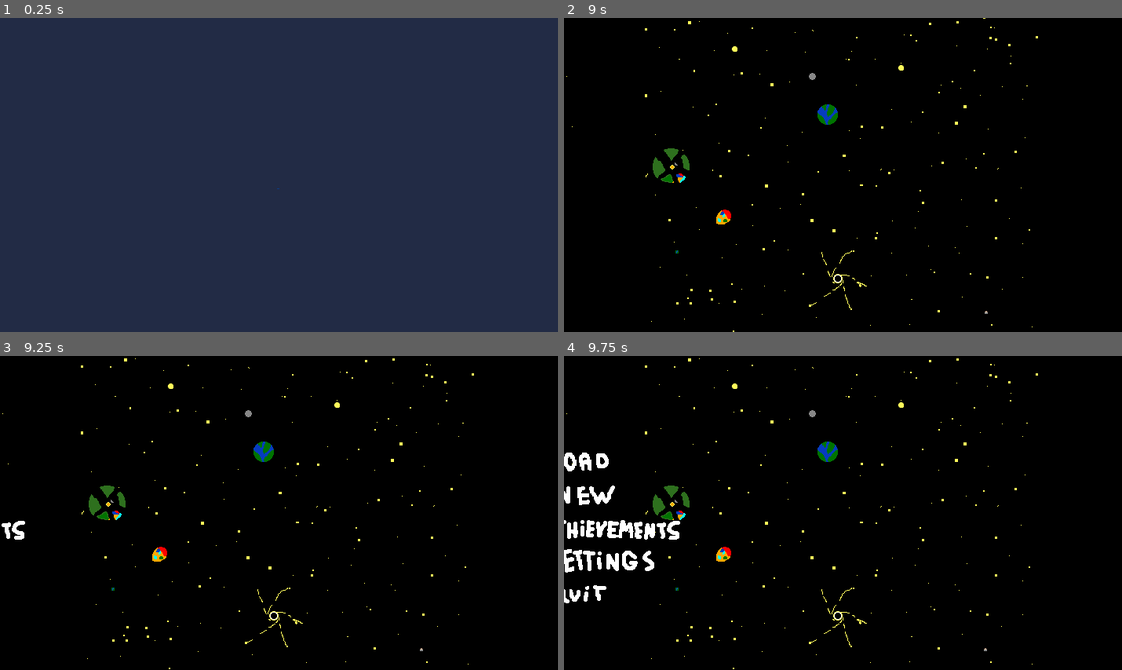
Above: before the commit, frames 1-4 (two rows, left to right).
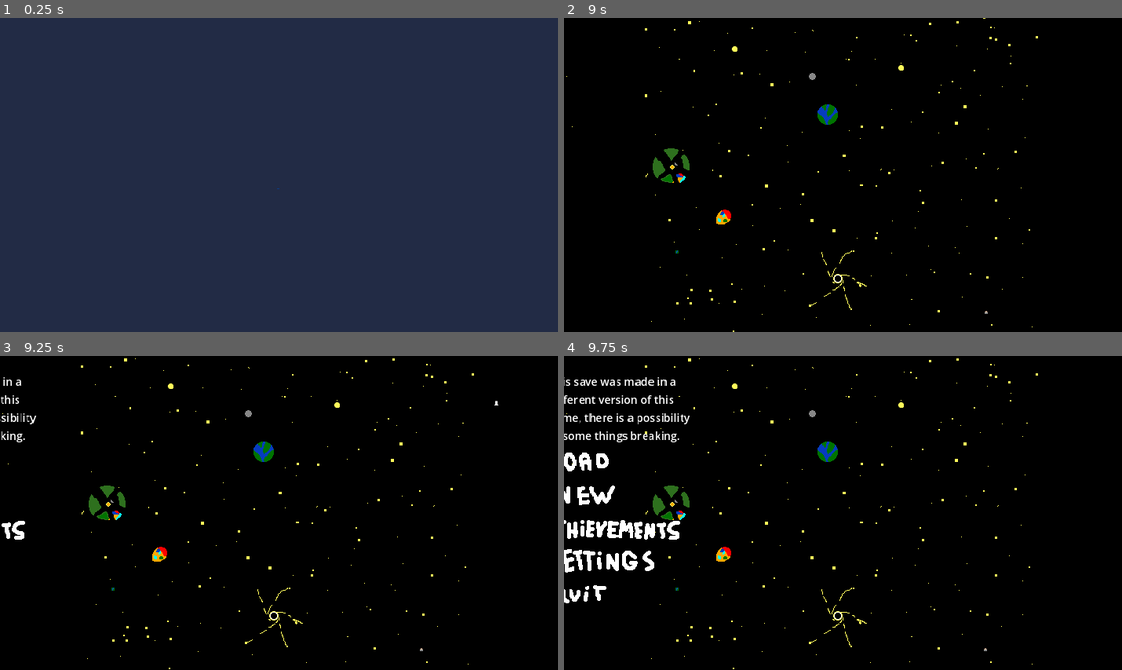
Above: after the commit, the same moments.

Repository: Ksawex4/Block-Jumper
Game: Godot game, scene res://Scenes/boot_screen.tscn
Two runs of this game, one before a commit and one after it. Both use one fixed random seed, a clock stepped at 60 frames per second and the inputs below. Sound files missing from this copy of the repository are replaced by a short silence.
Inputs (mouse positions are in pixels of both pictures, inside the frame that each line leads up to):
- Up to frame 1 (0.25 s): no input
- Up to frame 2 (9 s): tap Enter at 0.5, 2 s; move the mouse to (965, 159) at 0.52 s; hold 1 (FencyCam) 0.53-1.28 s; hold D (FencyRight) 0.53-2.03 s; tap W (FencyJump) at 0.77, 1.52, 3.02, 3.77, 4.52, 6.02, 6.77, 7.52 s; tap Space at 1.25, 4.25 s; move the mouse to (731, 190) at 1.27 s; tap 2 (PanLoduwkaCam) at 1.35 s; move the mouse to (898, 105) at 2.02 s; hold A (FencyLeft) 2.03-2.78 s; hold B (SpawnBouncy_onurB) 2.03-2.78 s; move the mouse to (815, 237) at 2.77 s; hold D (FencyRight) 2.78-4.28 s; tap 3 (ToastyCam) at 2.85, 8.1 s; move the mouse to (1010, 222) at 3.52 s; tap 0 at 3.6, 8.85 s; move the mouse to (675, 127) at 4.27 s; hold A (FencyLeft) 4.28-5.03 s; tap K at 4.35 s; move the mouse to (870, 175) at 5.02 s; hold D (FencyRight) 5.03-5.78 s; tap G at 5.1 s; move the mouse to (759, 96) at 5.77 s; hold A (FencyLeft) 5.78-7.28 s; tap 1 (FencyCam) at 5.85 s; move the mouse to (965, 159) at 6.52 s; hold 2 (PanLoduwkaCam) 6.53-7.28 s; move the mouse to (731, 190) at 7.27 s; hold D (FencyRight) from 7.28 s (still down); tap B (SpawnBouncy_onurB) at 7.35 s; move the mouse to (898, 105) at 8.02 s; move the mouse to (815, 237) at 8.77 s
- Up to frame 3 (9.25 s): keep holding D (FencyRight); tap W (FencyJump) at 9.02 s
- Up to frame 4 (9.75 s): release D (FencyRight) at 9.5 s; click (1060, 403) at 9.52 s

Frames 1-2 are identical in both runs. In frame 3, 0.2% of the frame differs, in the area x 0-90%, y 6-28%; in frame 4, 1.0%, in the area x 0-23%, y 6-28%.
Error before the commit: Invalid type in function '_update_label' in base 'Window (controls_menu.gd)'. The Object-derived class of argument 1 (Button) is not a subclass of the expected…

Commit message:
Fixed the previous commit, changed bobs a bit and some other things

Diff:
--- a/Scenes/Characters/Players/fency.tscn
+++ b/Scenes/Characters/Players/fency.tscn
@@ -65,7 +65,6 @@
 bouncy_onurb = ExtResource("2_014rp")
 
 [node name="CollisionShape2D" type="CollisionShape2D" parent="."]
-visible = false
 texture_filter = 1
 shape = SubResource("RectangleShape2D_014rp")
 
@@ -74,7 +73,6 @@
 sprite_frames = SubResource("SpriteFrames_l4cu0")
 
 [node name="Area2D" type="Area2D" parent="."]
-visible = false
 collision_layer = 0
 collision_mask = 4
 
--- a/Scenes/Levels/test_room.tscn
+++ b/Scenes/Levels/test_room.tscn
@@ -141,13 +141,13 @@
 [node name="Players" type="Node2D" parent="."]
 
 [node name="Fency" parent="Players" instance=ExtResource("1_evn5t")]
-position = Vector2(513, -63)
+position = Vector2(-400, 112)
 
 [node name="PanLoduwka" parent="Players" instance=ExtResource("7_dnb4f")]
-position = Vector2(-410, 64)
+position = Vector2(-201, 106)
 
 [node name="Toasty" parent="Players" instance=ExtResource("8_qf8mx")]
-position = Vector2(-497, 109)
+position = Vector2(-496, 112)
 
 [node name="SmoothCamera" parent="." instance=ExtResource("7_xam02")]
 
--- a/Scenes/Levels/title_screen.tscn
+++ b/Scenes/Levels/title_screen.tscn
@@ -22,6 +22,9 @@
 [sub_resource type="StyleBoxEmpty" id="StyleBoxEmpty_w4sgk"]
 
 [sub_resource type="StyleBoxEmpty" id="StyleBoxEmpty_sufyd"]
+
+[sub_resource type="LabelSettings" id="LabelSettings_72p0a"]
+font_size = 14
 
 [sub_resource type="StyleBoxEmpty" id="StyleBoxEmpty_72p0a"]
 
@@ -79,6 +82,18 @@
 theme_override_styles/pressed = SubResource("StyleBoxEmpty_w4sgk")
 theme_override_styles/normal = SubResource("StyleBoxEmpty_sufyd")
 icon = ExtResource("3_h4qv3")
+
+[node name="Information" type="Label" parent="TitleButtons/LoadGame"]
+layout_mode = 0
+offset_left = 8.0
+offset_top = -91.0
+offset_right = 191.0
+offset_bottom = -2.0
+text = "This save was made in a
+different version of this
+game, there is a possibility
+of some things breaking."
+label_settings = SubResource("LabelSettings_72p0a")
 
 [node name="Achievements" type="Button" parent="TitleButtons"]
 layout_mode = 0
--- a/Scripts/Characters/NPCs/bob.gd
+++ b/Scripts/Characters/NPCs/bob.gd
@@ -32,7 +32,7 @@
 		global_rotation += spinSpeed
 	if !chillGuy:
 		if players:
-			var player: Node2D = players.pick_random()
+			var player = players.pick_random()
 			if player:
 				var playerx: float = player.position.x
 				var playery: float = player.position.y
--- a/Scripts/GUI/controls_menu.gd
+++ b/Scripts/GUI/controls_menu.gd
@@ -23,7 +23,7 @@
 	_update_label($PanLoduwkaCam, "PanLoduwkaCam", "Cam")
 	print("[controls_menu.gd] Updated all control labels")
 
-func _update_label(node: Node2D, actionName: String, keybind: String) -> void:
+func _update_label(node: Button, actionName: String, keybind: String) -> void:
 	node.text = keybind + ": " + str(OS.get_keycode_string(InputMan.GetInputKey(actionName).physical_keycode))
 
 func _input(event: InputEvent) -> void:
--- a/Scripts/GUI/title_buttons.gd
+++ b/Scripts/GUI/title_buttons.gd
@@ -1,6 +1,18 @@
 extends Control
 
 var targetPosForBatons: Vector2 = Vector2(-355.0, -42.5)
+
+func _ready() -> void:
+	if FileAccess.file_exists("user://Save.bj") or SaveMan.AndroidFileExists("Save.bj"):
+		var file: FileAccess
+		if LevelMan.Os == "Android":
+			file = SaveMan.AndroidFileGet("Save.bj")
+		else:
+			file = FileAccess.open("user://Save.bj", FileAccess.READ)
+			if file:
+				var data: Dictionary = SaveMan.DecodeAndParse(file.get_as_text())
+				if data["Version"] != SaveMan.GameVersion:
+					$LoadGame/Information.show()
 
 func _on_new_game_pressed() -> void:
 	NovaFunc.ResetAllGlobalsToDefault(true, false)
--- a/Scripts/Globals/BobManager.gd
+++ b/Scripts/Globals/BobManager.gd
@@ -43,28 +43,28 @@
 	if SavedBobs >= 2:
 		CanBobsGlitch = true
 	if SavedBobs >= 3:
+		CanBobsAddVelocity = true
+	if SavedBobs >= 4:
 		CanBobsMoveThings = true
-	if SavedBobs >= 4 and SavedBobs != 6 and SavedBobs != 8:
+	if SavedBobs >= 5 and SavedBobs != 7 and SavedBobs != 9:
 		if get_tree().current_scene != null:
 			if get_tree().current_scene.has_node("AudioStreamPlayer"):
 				var music: AudioStreamPlayer = get_tree().current_scene.get_node("AudioStreamPlayer")
 				if music.stream.resource_path != "res://Assets/Audio/Music/sOuZWOrkASOOOOOnG.ogg":
 					music.stream = load("res://Assets/Audio/Music/sOuZWOrkASOOOOOnG.ogg")
 					music.play()
-	if SavedBobs >= 5:
-		CanBobsAddVelocity = true
-	if SavedBobs == 6:
+	if SavedBobs >= 6:
+		CanBobsScale = true
+	if SavedBobs == 7:
 		Bob6()
-	if SavedBobs == 7:
+	if SavedBobs == 8:
 		AudioServer.set_bus_mute(AudioServer.get_bus_index("Master"), true)
 		RemoveEveryPlayerExceptFency()
 		RemoveEveryEnemy()
 		RemoveEveryNPC()
-	if SavedBobs >= 8:
+	if SavedBobs >= 9:
 		RemoveEveryPlayerExceptFency()
 		CanSpawnBouncy_onurB = true
-	if SavedBobs >= 9:
-		CanBobsScale = true
 	if SavedBobs == 10:
 		FailToLoad = true
 
@@ -143,7 +143,7 @@
 		if len(songs) != 0:
 			for song: String in songs:
 				var path: String = "res://Assets/Audio/Music/" + song
-				var streamer: Resource = load(path)
+				var streamer = load(path)
 				if streamer:
 					var audiPlayer: AudioStreamPlayer = AudioStreamPlayer.new()
 					audiPlayer.stream = streamer
@@ -159,7 +159,7 @@
 
 func RemoveEveryPlayerExceptFency() -> void:
 	var players: Array = get_tree().get_nodes_in_group("players")
-	if players:
+	if players and players != []:
 		for player: Node2D in players:
 			if player.name != "Fency":
 				player.queue_free()
@@ -168,11 +168,11 @@
 func RemoveEveryEnemy() -> void:
 	var enemies: Array =  get_tree().get_nodes_in_group("enemies")
 	var trashCans: Array = get_tree().get_nodes_in_group("trash_cans")
-	if enemies:
+	if enemies and enemies != []:
 		for enemy: Node2D in enemies:
 			enemy.queue_free()
 		print("[BobManager.gd] Deleted all Enemies")
-	if trashCans:
+	if trashCans and trashCans != []:
 		for trash: Node2D in trashCans:
 			trash.queue_free()
 		print("[BobManager.gd] Deleted all Trash Cans")
@@ -180,7 +180,7 @@
 
 func RemoveEveryNPC() -> void:
 	var npcs: Array = get_tree().get_nodes_in_group("npcs")
-	if npcs:
+	if npcs and npcs != []:
 		for npc: Node2D in npcs:
 			npc.queue_free()
 		print("[BobManager.gd] Deleted all NPCs")
--- a/Scripts/Objects/Items/saltniczka.gd
+++ b/Scripts/Objects/Items/saltniczka.gd
@@ -1,12 +1,11 @@
 extends CharacterBody2D
 
 func _ready() -> void:
-	if randi_range(0,100) != 6:
+	if randi_range(0,100) == 6:
 		print("[saltniczka.gd] Byeeeeeee, the random number is not 6")
 		queue_free()
 
 func _on_button_pressed() -> void:
 	LevelMan.FlyingThingAlive = true
-	LevelMan.SaltniczkaRandomNumber = 5
 	print("[saltniczka.gd] There will be salt")
 	queue_free()
--- a/Scripts/Objects/Others/save_point.gd
+++ b/Scripts/Objects/Others/save_point.gd
@@ -19,6 +19,7 @@
 		if LevelMan.CanPlayerSave and !alwaysFailToSave:
 			print("[save_point.gd] Saving the game")
 			SaveMan.SaveGame(global_position)
+			AchievMan.SaveAchievements()
 		else:
 			$AudioStreamPlayer.stream = load("res://Assets/Audio/SFX/souSaveFail.wav")
 		$AudioStreamPlayer.play()
Not shown: 1 places in Scenes/Levels/title_screen.tscn that only renumber resources
